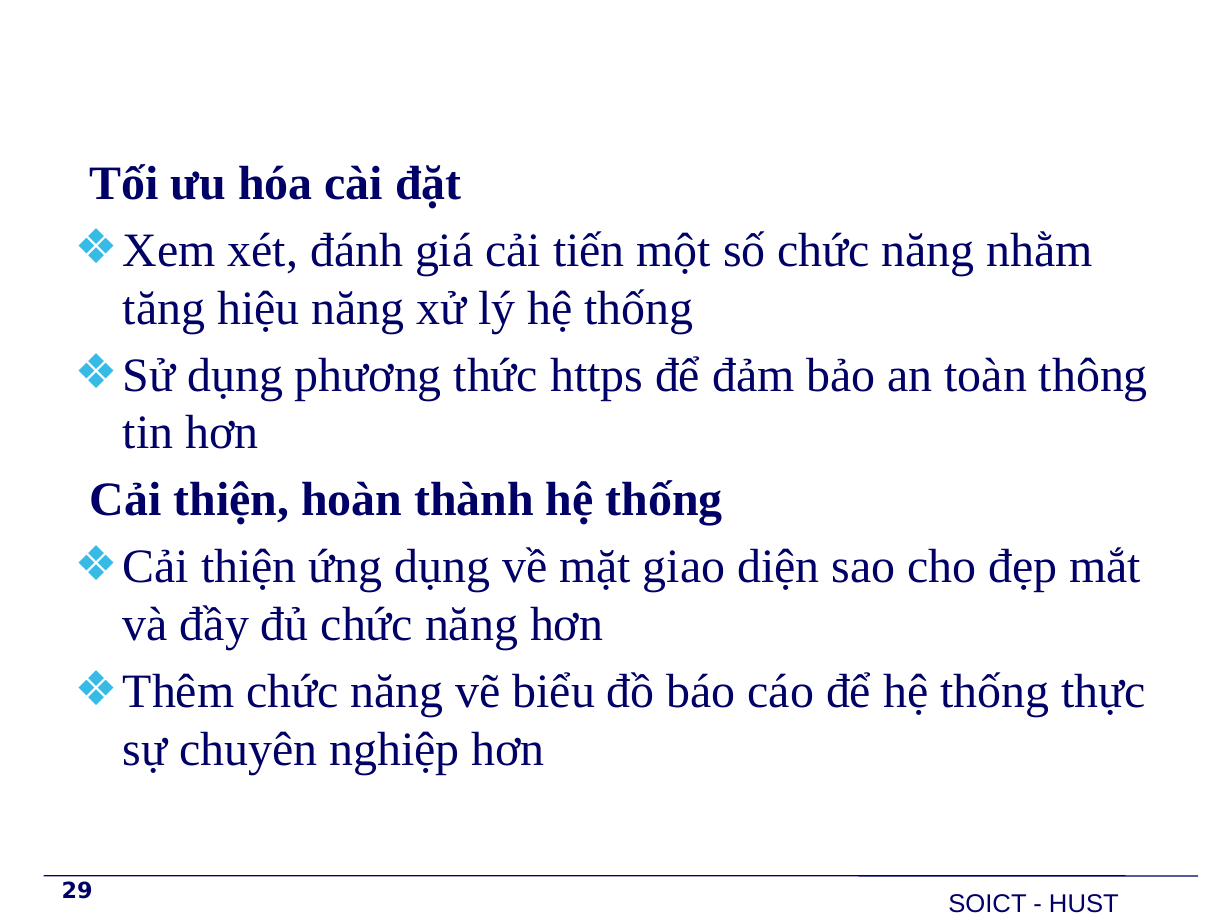
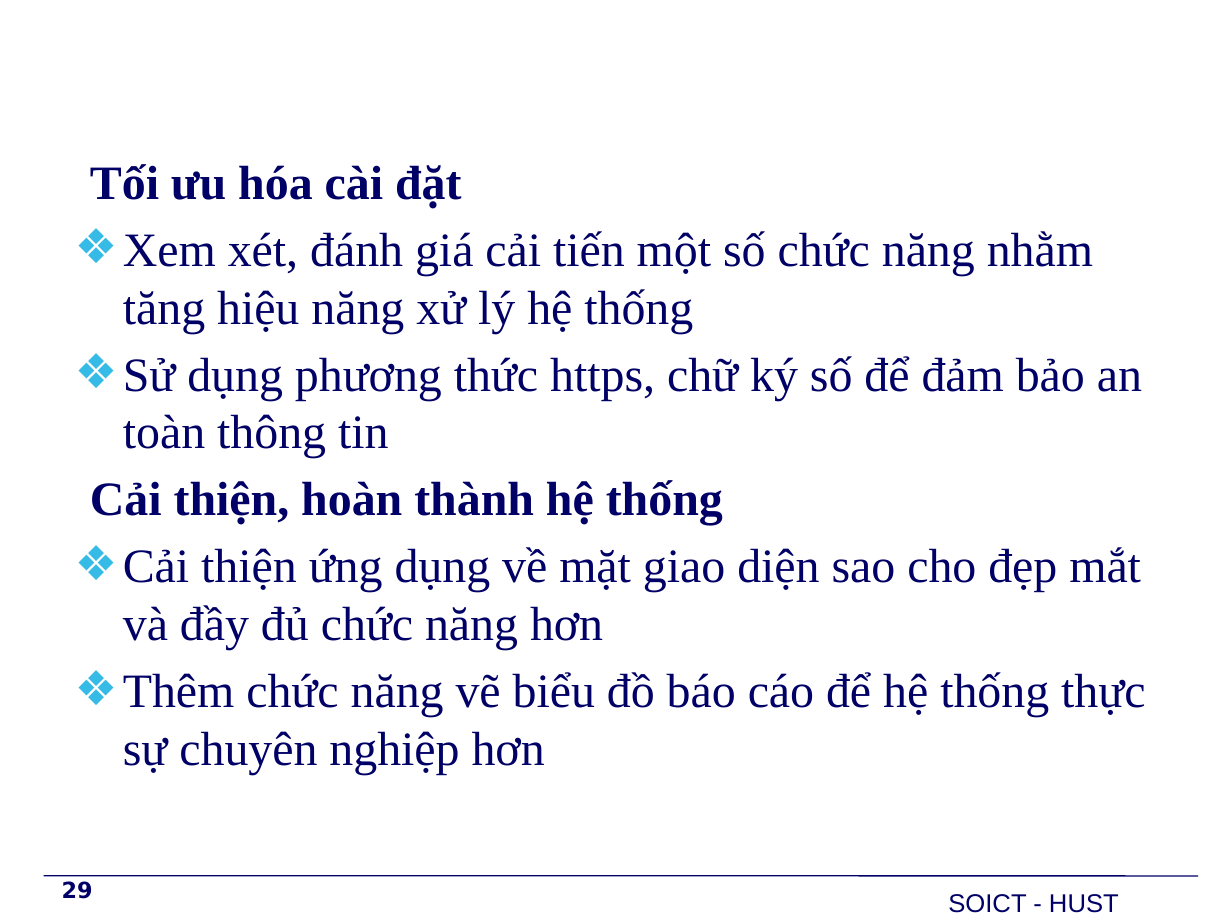
Before and after one commit to PhoenixNguyen/Graduate_Project, a slide deck: slide 29 of Report/BaoVe/TrinhDien/Slide.pptx. Drawn at 1232x924 pixels with LibreOffice and Linux fonts; fonts in the diff are those of the drawing; background and template pictures are left out. Boxes give left, top, right and bottom in pixels: in the first picture for what was removed or moved away, otherwise in the second. Text is boxed around its words. In the diff, an @@ line names an element or a change of style, - is before the commit and + after.

```diff
--- a/Report/BaoVe/TrinhDien/Slide.pptx
+++ b/Report/BaoVe/TrinhDien/Slide.pptx
@@ text at bbox=[123, 356, 1142, 458]: text changed @@
-❖ Sử dụng phương thức https để đảm bảo an toàn thông tin hơn
+❖ Sử dụng phương thức https, chữ ký số để đảm bảo an toàn thông tin
```
Also in this commit, not shown: 2 other slides changed, 5 other files.
